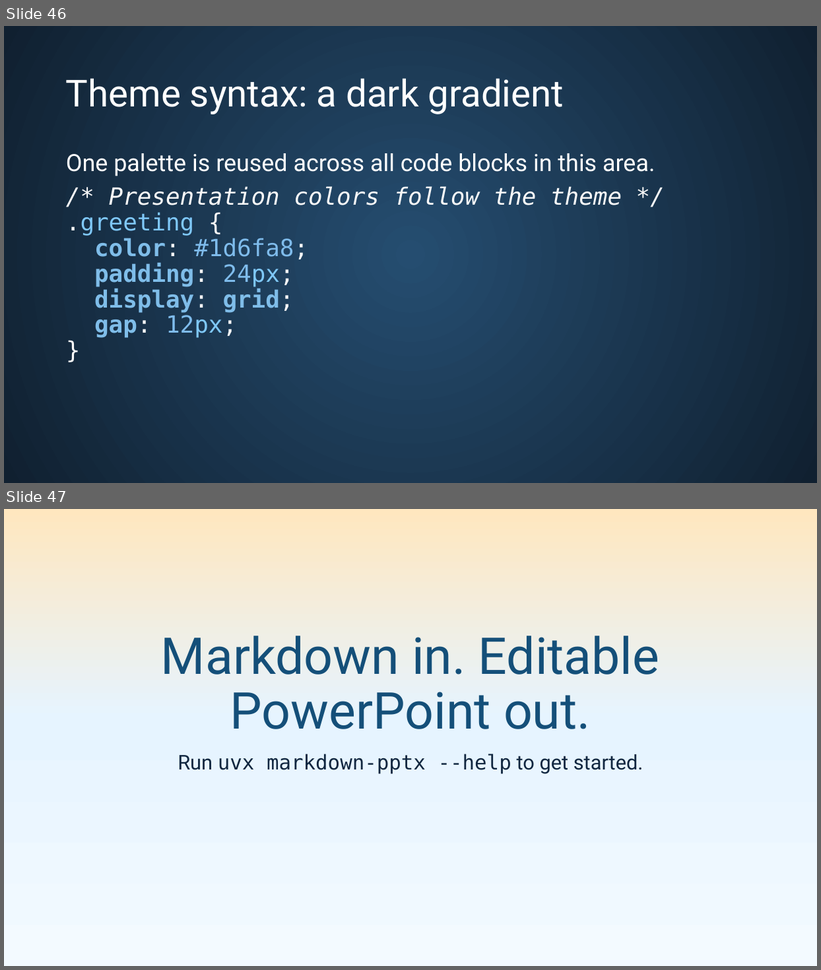
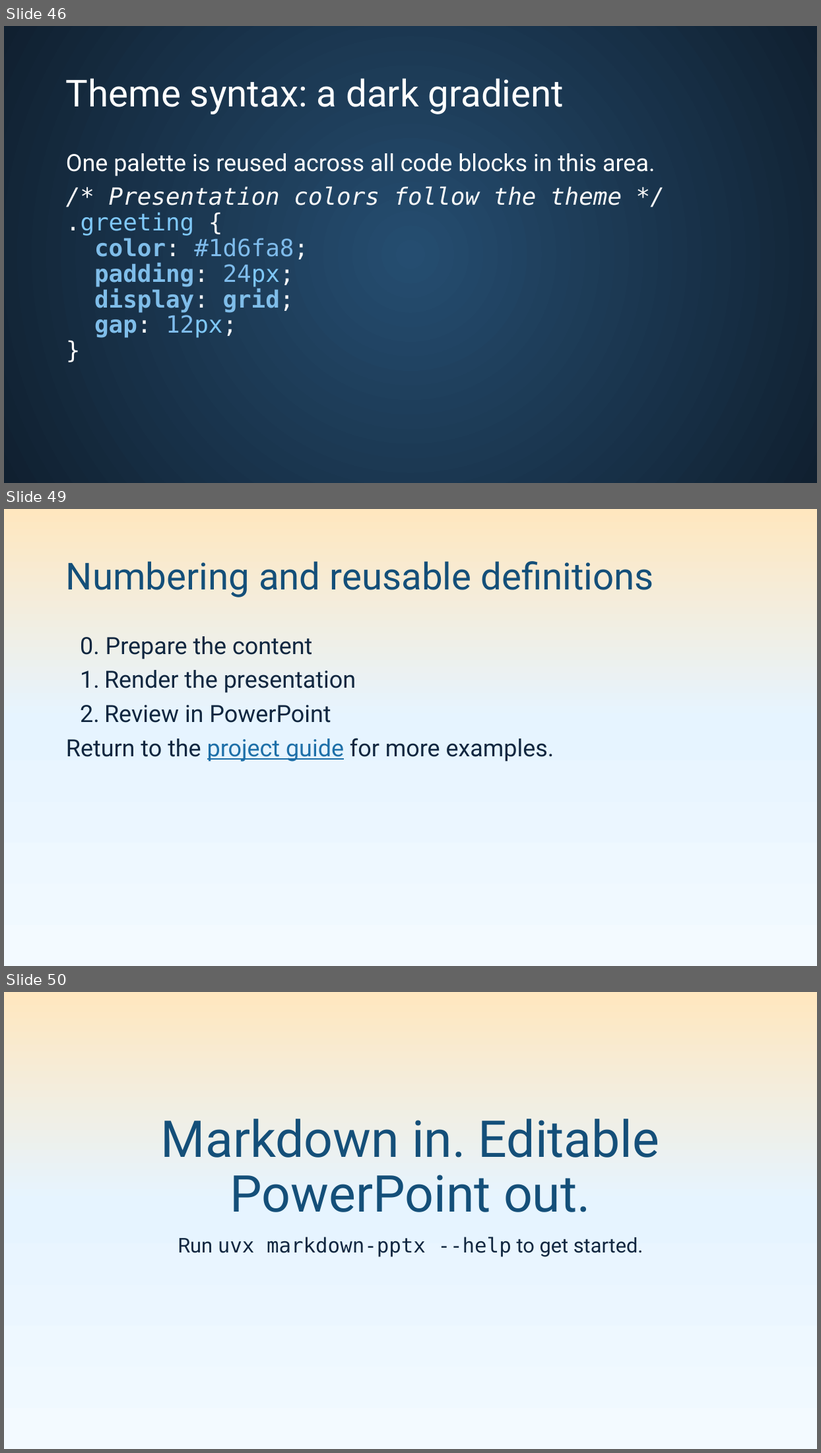
Before and after one commit to pseudosavant/markdown-pptx, a slide deck: sample/showcase.pptx. Shown one above the other, each under a label of ours: slides 46 and 47 before the commit, slides 46, 49 and 50 after it; the slides between them are not shown. The pictures are 821x970 and 821x1453 pixels, drawn with LibreOffice and Linux fonts; fonts in the diff are those of the drawing. Boxes give left, top, right and bottom in pixels: in the first picture for what was removed or moved away, otherwise in the second. Text is boxed around its words. In the diff, an @@ line names an element or a change of style, - is before the commit and + after.

Commit message:
Resolve deck references and preserve list structure and link titles

```diff
--- a/sample/showcase.pptx
+++ b/sample/showcase.pptx
@@ slide 49 added at bbox=[4, 509, 817, 966], background gradient #F3FAFF to #E6F4FF to #FFE7BF @@
@@ title added at bbox=[66, 561, 654, 597], 44 pt, text #144F79 @@
+Numbering and reusable definitions
@@ text added at bbox=[66, 636, 554, 762], 28 pt, text #10263F @@
+0. Prepare the content
+1. Render the presentation
+2. Review in PowerPoint
+Return to the project guide for more examples.
@@ what was slide 47 is now slide 50 @@
```
Also in this commit, not shown: 2 other slides added, 14 other files.
